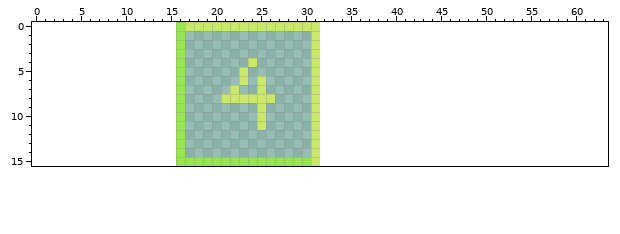
File history of a pixel-art file, assets/tiles/1.aseprite. That is the earlier state.
16x16 pixels, 1 frame. The old version is drawn lined up with the new one, on the new canvas.
New version:
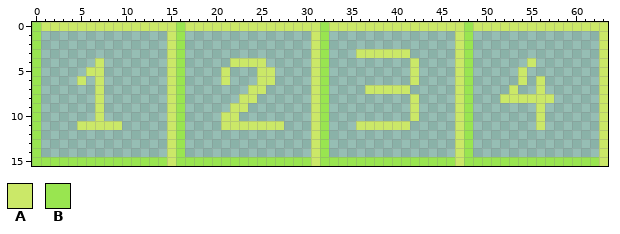
Palette (. is transparent): A #cbe868  B #99e550
Edits made:
canvas 16x16 -> 64x16, the old top-left corner now at 16,0
y 0: x 0..15 ................ -> BAAAAAAAAAAAAAAA; x 32..63 ................................ -> BAAAAAAAAAAAAAAABAAAAAAAAAAAAAAA
y 1..2: x 0 . -> B; x 15 . -> A; x 32 . -> B; x 47..48 .. -> AB; x 63 . -> A
y 3: x 0 . -> B; x 15 . -> A; x 32 . -> B; x 36..41 ...... -> AAAAAA; x 47..48 .. -> AB; x 63 . -> A
y 4: x 0 . -> B; x 7 . -> A; x 15 . -> A; x 22..23 .. -> AA; x 25 . -> A; x 32 . -> B; x 42 . -> A; x 47..48 .. -> AB; x 55 . -> A; x 63 . -> A
y 5: x 0 . -> B; x 6..7 .. -> AA; x 15 . -> A; x 21 . -> A; x 23 A -> .; x 25..26 .. -> AA; x 32 . -> B; x 42 . -> A; x 47..48 .. -> AB; x 54 . -> A; x 63 . -> A
y 6: x 0 . -> B; x 5 . -> A; x 7 . -> A; x 15 . -> A; x 21 . -> A; x 23 A -> .; x 26 . -> A; x 32 . -> B; x 42 . -> A; x 47..48 .. -> AB; x 54 . -> A; x 56 . -> A; x 63 . -> A
y 7: x 0 . -> B; x 7 . -> A; x 15 . -> A; x 22 A -> .; x 24 . -> A; x 32 . -> B; x 37..41 ..... -> AAAAA; x 47..48 .. -> AB; x 53 . -> A; x 56 . -> A; x 63 . -> A
y 8: x 0 . -> B; x 7 . -> A; x 15 . -> A; x 21..22 AA -> ..; x 25..26 AA -> ..; x 32 . -> B; x 42 . -> A; x 47..48 .. -> AB; x 52..57 ...... -> AAAAAA; x 63 . -> A
y 9: x 0 . -> B; x 7 . -> A; x 15 . -> A; x 22..23 .. -> AA; x 25 A -> .; x 32 . -> B; x 42 . -> A; x 47..48 .. -> AB; x 56 . -> A; x 63 . -> A
y 10: x 0 . -> B; x 7 . -> A; x 15 . -> A; x 21..22 .. -> AA; x 25 A -> .; x 32 . -> B; x 42 . -> A; x 47..48 .. -> AB; x 56 . -> A; x 63 . -> A
y 11: x 0 . -> B; x 5..9 ..... -> AAAAA; x 15 . -> A; x 21..24 .... -> AAAA; x 26..27 .. -> AA; x 32 . -> B; x 36..41 ...... -> AAAAAA; x 47..48 .. -> AB; x 56 . -> A; x 63 . -> A
y 12..14: x 0 . -> B; x 15 . -> A; x 32 . -> B; x 47..48 .. -> AB; x 63 . -> A
y 15: x 0..15 ................ -> BBBBBBBBBBBBBBBA; x 32..63 ................................ -> BBBBBBBBBBBBBBBABBBBBBBBBBBBBBBA
Where, in picture pixels (left, top, right, bottom), the same in both pictures:
added: (32, 22, 176, 166)
changed: (221, 22, 608, 166)
